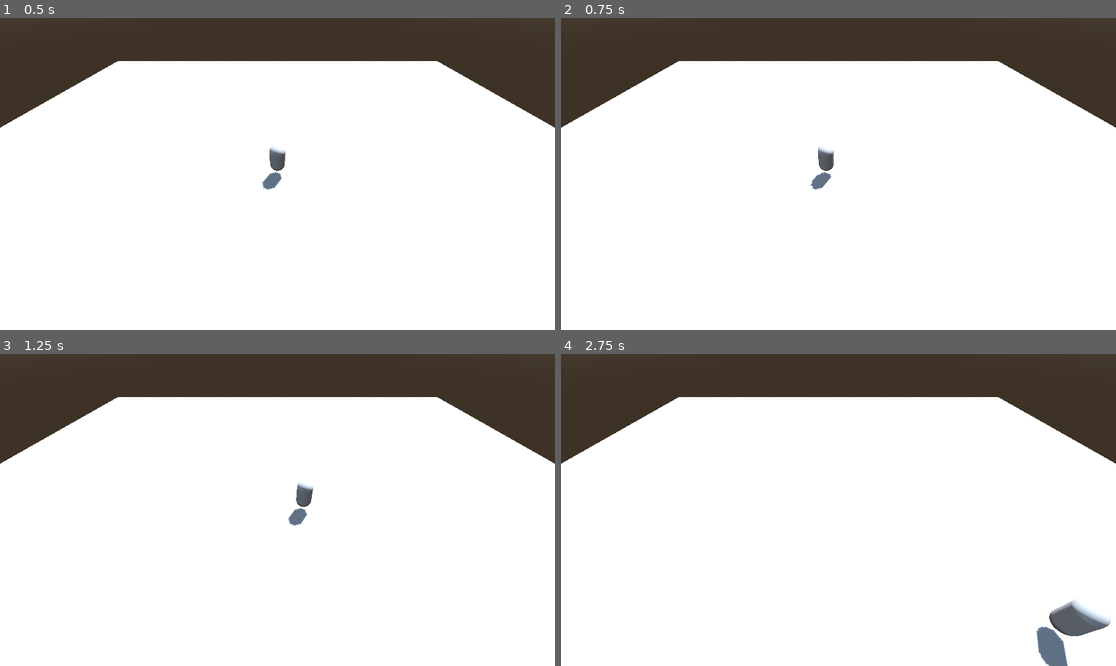
Above: before the commit, frames 1-4 (two rows, left to right).
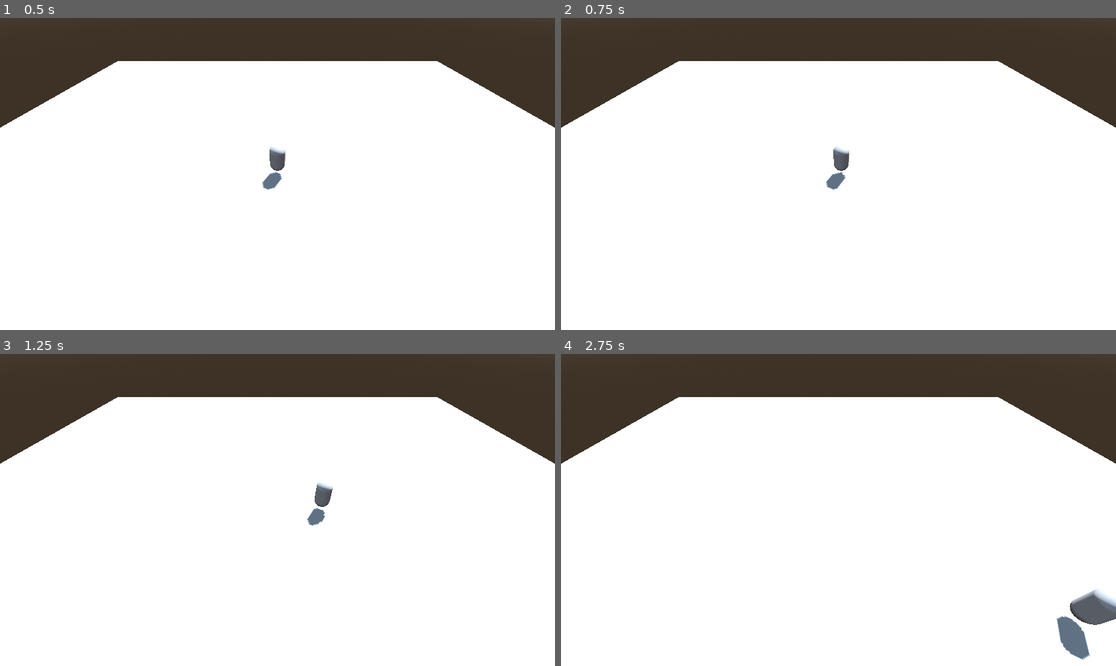
Above: after the commit, the same moments.

Repository: BobMervell/Second-Order-Dynamics
Game: Godot game, scene res://node_3d.tscn
Two runs of this game, one before a commit and one after it. Both use one fixed random seed, a clock stepped at 60 frames per second and the inputs below.
Inputs:
- Up to frame 1 (0.5 s): no input
- Up to frame 2 (0.75 s): tap Enter at 0.5 s; hold Right (ui_right) from 0.53 s (still down)
- Up to frame 3 (1.25 s): keep holding Right (ui_right)
- Up to frame 4 (2.75 s): release Right (ui_right) at 1.28 s; hold Down (ui_down) 1.28-2.03 s; hold Right (ui_right) from 2.03 s (still down)

Frame 1 is identical in both runs. In frame 2, 0.6% of the frame differs, in the area x 44-52%, y 41-56%; in frame 3, 0.6%; in frame 4, 2.0%, in the area x 85-100%, y 75-100%.

Commit message:
correct weights erasing on close

Diff:
--- a/node_3d.tscn
+++ b/node_3d.tscn
@@ -38,10 +38,10 @@
 transform = Transform3D(1, 0, 0, 0, 1, 0, 0, 0, 1, 0, 1.5054, 0)
 script = ExtResource("2_q5h5u")
 move_second_order_config = {
-"k": 1.0,
-"wo": 7.29,
-"xi": 1.0,
-"z": -0.28
+"k": 1,
+"wo": 4.2,
+"xi": 1,
+"z": 0
 }
 
 [node name="MeshInstance3D" type="MeshInstance3D" parent="CharacterBody3D"]
Not shown, changed: addons/SecondOrderResponseChart/SecondOrderSliders.gd
